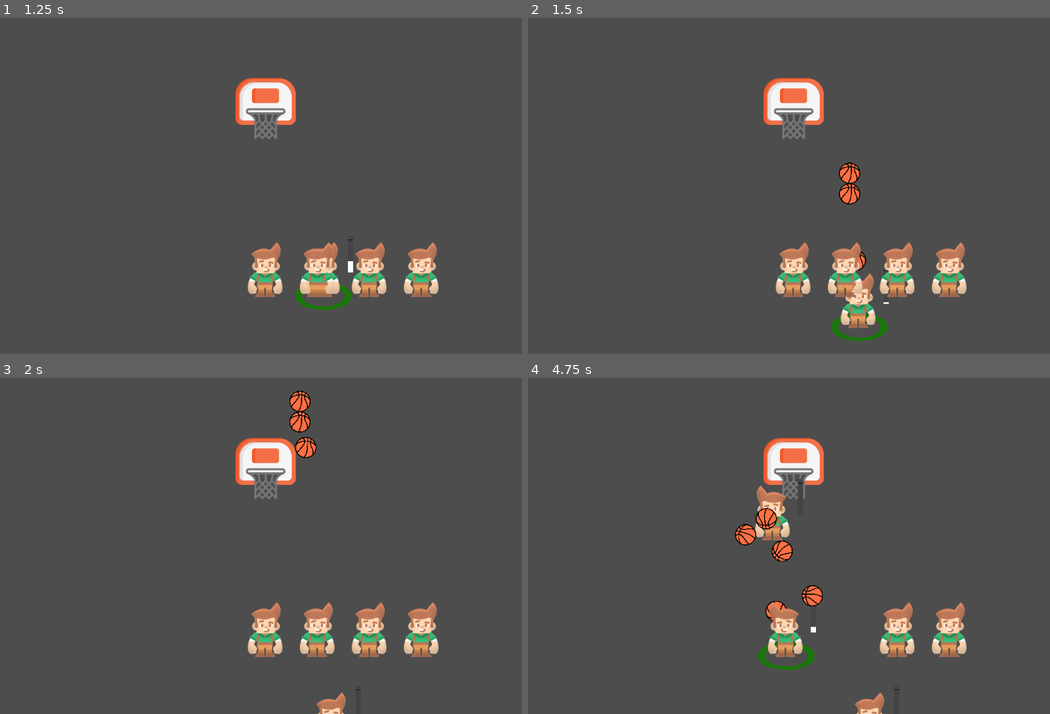
Above: before the commit, frames 1-4 (two rows, left to right).
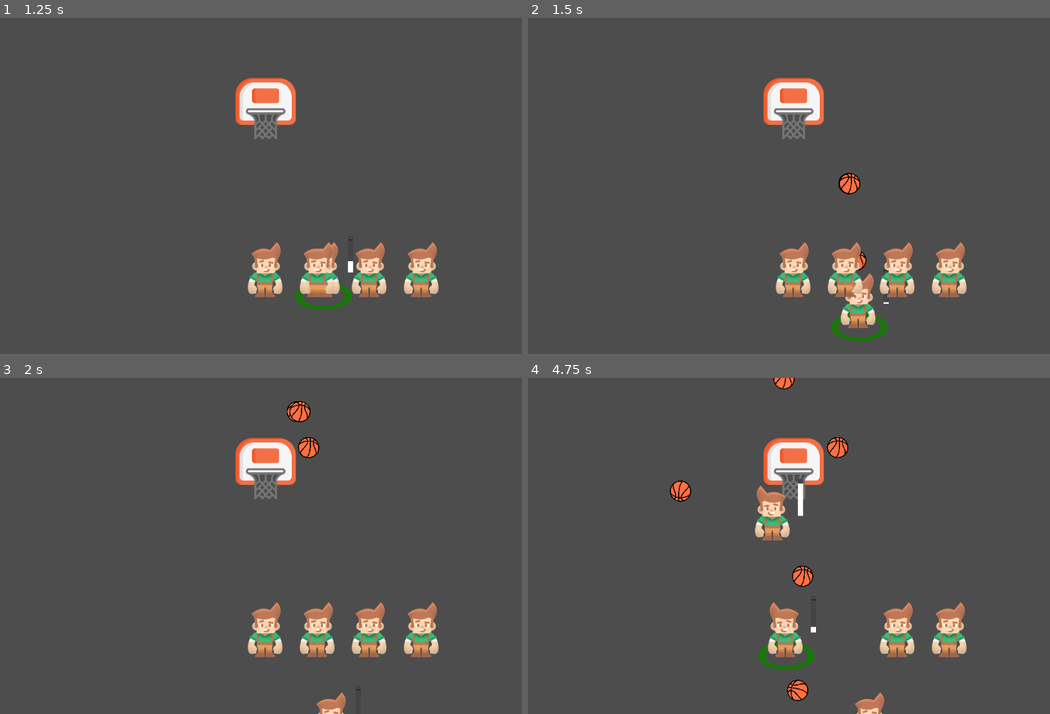
Above: after the commit, the same moments.

Repository: david8zhang/baller-quest-godot
Game: Godot game, scene res://scenes/Main.tscn
Same seed, same stepped clock (60 frames per second), same inputs: the game is played once before the commit and once after it.
Inputs:
- Up to frame 1 (1.25 s): tap Enter at 0.5 s; hold Right (move_right) from 0.53 s (still down); hold F (shoot_ball) from 0.53 s (still down)
- Up to frame 2 (1.5 s): release Right (move_right) at 1.28 s; release F (shoot_ball) at 1.28 s; hold Down (move_down) from 1.28 s (still down); tap F (shoot_ball) at 1.35 s
- Up to frame 3 (2 s): keep holding Down (move_down)
- Up to frame 4 (4.75 s): release Down (move_down) at 2.03 s; hold Right (move_right) 2.03-2.78 s; hold F (shoot_ball) 2.03-2.78 s; tap Space (switch_character) at 2.1, 4.35 s; hold Up (move_up) 2.78-3.53 s; tap F (shoot_ball) at 2.85, 4.55 s; hold F (shoot_ball) 3.53-4.28 s; hold Left (move_left) from 3.53 s (still down)

Frame 1 is identical in both runs. In frame 2, 0.4% of the frame differs, in the area x 59-65%, y 42-75%; in frame 3, 0.6%; in frame 4, 2.0%, in the area x 27-72%, y 0-97%.

Commit message:
added makes and misses based on shot meter

Diff:
--- a/prefab/Ball.tscn
+++ b/prefab/Ball.tscn
@@ -1,6 +1,11 @@
-[gd_scene load_steps=3 format=3 uid="uid://dkmpdmo4w8tpt"]
+[gd_scene load_steps=5 format=3 uid="uid://dkmpdmo4w8tpt"]
 
 [ext_resource type="Texture2D" uid="uid://brdrfqyg2ahwf" path="res://sprites/basketball.png" id="1_1fnjy"]
+[ext_resource type="Script" path="res://scripts/Ball.gd" id="1_feubt"]
+
+[sub_resource type="PhysicsMaterial" id="PhysicsMaterial_kua0q"]
+friction = 0.5
+bounce = 0.85
 
 [sub_resource type="CircleShape2D" id="CircleShape2D_yclt3"]
 radius = 20.0
@@ -9,12 +14,25 @@
 collision_layer = 2
 collision_mask = 2
 mass = 0.01
+physics_material_override = SubResource("PhysicsMaterial_kua0q")
+script = ExtResource("1_feubt")
 
 [node name="Sprite2D" type="Sprite2D" parent="."]
 position = Vector2(-1, 0)
 scale = Vector2(0.08, 0.08)
 texture = ExtResource("1_1fnjy")
 
-[node name="CollisionShape2D" type="CollisionShape2D" parent="."]
+[node name="RimCollider" type="CollisionShape2D" parent="."]
 position = Vector2(-1, 0)
 shape = SubResource("CircleShape2D_yclt3")
+disabled = true
+
+[node name="MakeDetector" type="Area2D" parent="."]
+collision_layer = 2
+collision_mask = 2
+
+[node name="CollisionShape2D" type="CollisionShape2D" parent="MakeDetector"]
+position = Vector2(-1, 0)
+shape = SubResource("CircleShape2D_yclt3")
+
+[connection signal="body_entered" from="MakeDetector" to="." method="_on_rim_detector_body_entered"]
--- a/prefab/Hoop.tscn
+++ b/prefab/Hoop.tscn
@@ -1,10 +1,21 @@
-[gd_scene load_steps=2 format=3 uid="uid://bp4p74n22uoph"]
+[gd_scene load_steps=4 format=3 uid="uid://bp4p74n22uoph"]
 
 [ext_resource type="Texture2D" uid="uid://b0qqy4n1r5qon" path="res://sprites/hoop.png" id="1_epx4k"]
+[ext_resource type="Script" path="res://scripts/Hoop.gd" id="1_xersv"]
 
-[node name="Hoop" type="Node2D"]
+[sub_resource type="RectangleShape2D" id="RectangleShape2D_w45wc"]
+size = Vector2(76, 12)
+
+[node name="Hoop" type="StaticBody2D"]
+collision_layer = 2
+collision_mask = 2
+script = ExtResource("1_xersv")
 
 [node name="Sprite2D" type="Sprite2D" parent="."]
 position = Vector2(1, 0)
 scale = Vector2(0.25, 0.25)
 texture = ExtResource("1_epx4k")
+
+[node name="CollisionShape2D" type="CollisionShape2D" parent="."]
+position = Vector2(1, 6)
+shape = SubResource("RectangleShape2D_w45wc")
--- /dev/null
+++ b/scripts/Ball.gd
@@ -0,0 +1,19 @@
+class_name Ball
+extends RigidBody2D
+
+@onready var rim_collider = $RimCollider
+@onready var make_collider = $MakeDetector/CollisionShape2D
+
+func enable_rim_collision():
+	rim_collider.disabled = false
+	make_collider.disabled = true
+
+func disable_rim_collision():
+	rim_collider.disabled = true
+	make_collider.disabled = false
+
+# logic for when ball colliders with hoop on makes
+func _on_rim_detector_body_entered(body):
+	if body is Hoop:
+		# Slow down ball (to simulate colliding with the net)
+		linear_velocity.x = linear_velocity.x * 0.5
--- /dev/null
+++ b/scripts/Hoop.gd
@@ -0,0 +1,11 @@
+class_name Hoop
+extends StaticBody2D
+@onready var collision_shape = $CollisionShape2D
+
+func disable_rim_collider():
+	set_collision_mask_value(3, true)
+	set_collision_layer_value(3, true)
+
+func enable_rim_collider():
+	set_collision_mask_value(2, true)
+	set_collision_layer_value(2, true)
--- a/scripts/Player.gd
+++ b/scripts/Player.gd
@@ -4,7 +4,7 @@
 const SPEED = 300.0
 var screen_size
 @onready var player_manager: PlayerManager = get_node("/root/Main/PlayerManager")
-@onready var hoop: Node2D = get_node("/root/Main/Hoop")
+@onready var hoop: Hoop = get_node("/root/Main/Hoop") as Hoop
 @export var ball_scene: PackedScene
 @onready var shot_meter = $ShotMeter as ShotMeter
 @onready var highlight = $Highlight
@@ -31,31 +31,63 @@
 		position.y = clamp(position.y, -screen_size.y / 2, screen_size.y / 2)
 		if velocity.x != 0:
 			$Sprite2D.flip_h = velocity.x < 0
-
 		if Input.is_action_pressed("shoot_ball"):
 			shot_meter.fill(2, 0.9)
 			shot_meter.visible = true
+
 
 func _unhandled_input(event):
 	if (player_manager.selected_player == self):
 		if Input.is_action_just_released("shoot_ball"):
 			shot_meter.display_feedback()
-			shoot_ball()
+			var shot_result = shot_meter.get_shot_result()
+			shoot_ball(shot_result)
 
-func shoot_ball():
-	var ball = ball_scene.instantiate()
+
+func shoot_ball(shot_result: ShotMeter.SHOT_RESULT):
+	var ball = ball_scene.instantiate() as Ball
 	ball.position.x = self.position.x
 	ball.position.y = self.position.y
 	add_sibling(ball)
-	create_arc(ball, Vector2(hoop.position.x, hoop.position.y - 10), 1.5)
+	if shot_result == ShotMeter.SHOT_RESULT.MAKE:
+		print("MAKE!")
+		ball.disable_rim_collision()
+		hoop.disable_rim_collider()
+		create_arc(ball, Vector2(hoop.position.x, hoop.position.y - 10), 1.5)
+	else:
+		print("MISS!")
+		ball.enable_rim_collision()
+		hoop.enable_rim_collider()
+		var x_target_miss_left = randi_range(hoop.position.x - 15, hoop.position.x - 10)
+		var x_target_miss_right = randi_range(hoop.position.x + 10, hoop.position.x + 15)
+		var x_target = x_target_miss_left if randi_range(0, 1) == 0 else x_target_miss_right
+		create_arc(ball, Vector2(x_target, hoop.position.y - 10), 1.5)
+
+	# Create timer to reset shot meter
+	var timer := Timer.new()
+	timer.wait_time = 1.0
+	timer.autostart = true
+	timer.one_shot = true
+	var callable = Callable(self, "reset_shot_meter").bind(timer)
+	timer.connect("timeout", callable)
+	add_child(timer)
+
+
+func reset_shot_meter(timer: Timer):
+	shot_meter.visible = false
+	shot_meter.reset()
+	timer.queue_free()
+
 
 func create_arc(ball: RigidBody2D, dest_position: Vector2, duration_sec: float):
 	var velocity_x = (dest_position.x - ball.position.x) / duration_sec
 	var velocity_y = (dest_position.y - ball.position.y - 490 * pow(duration_sec, 2)) / duration_sec
 	ball.linear_velocity = Vector2(velocity_x, velocity_y)
 
+
 func select():
 	highlight.visible = true
 
+
 func deselect():
 	highlight.visible = false
--- a/scripts/ShotMeter.gd
+++ b/scripts/ShotMeter.gd
@@ -9,6 +9,7 @@
 var background: StyleBoxFlat
 var green_threshold: float = 0
 
+enum SHOT_RESULT { MISS, MAKE }
 
 func _ready():
 	fill_box = StyleBoxFlat.new()
@@ -29,8 +30,32 @@
 	if (progress_bar.value == progress_bar.max_value):
 		is_peaked = true
 
+func get_shot_result():
+	var bar_fill_pct = 100 * (progress_bar.value / progress_bar.max_value)
+	var diff_between_perfect = abs(100 - bar_fill_pct)
+	var perfect_threshold_pct = (1 - green_threshold) * 100
+	if (diff_between_perfect <= perfect_threshold_pct):
+		return SHOT_RESULT.MAKE
+	else:
+		if (diff_between_perfect > perfect_threshold_pct and diff_between_perfect <= 20):
+			return SHOT_RESULT.MAKE if get_pct_based_value(75) else SHOT_RESULT.MISS
+		elif (diff_between_perfect > 20 and diff_between_perfect <= 50):
+			return SHOT_RESULT.MAKE if get_pct_based_value(50) else SHOT_RESULT.MISS
+		elif (diff_between_perfect > 50):
+			return SHOT_RESULT.MAKE if get_pct_based_value(25) else SHOT_RESULT.MISS
+
+func get_pct_based_value(pct_chance: int):
+	var random_num = randi_range(1, 100)
+	return random_num <= pct_chance
+
 func display_feedback():
 	if progress_bar.value >= (progress_bar.max_value * self.green_threshold):
 		progress_bar.value = progress_bar.max_value
 		green_threshold_line.visible = false
 		fill_box.bg_color = Color("#00ff00")
+
+func reset():
+	fill_box.bg_color = Color("#ffffff")
+	green_threshold_line.visible = true
+	progress_bar.value = 0
+	is_peaked = false
